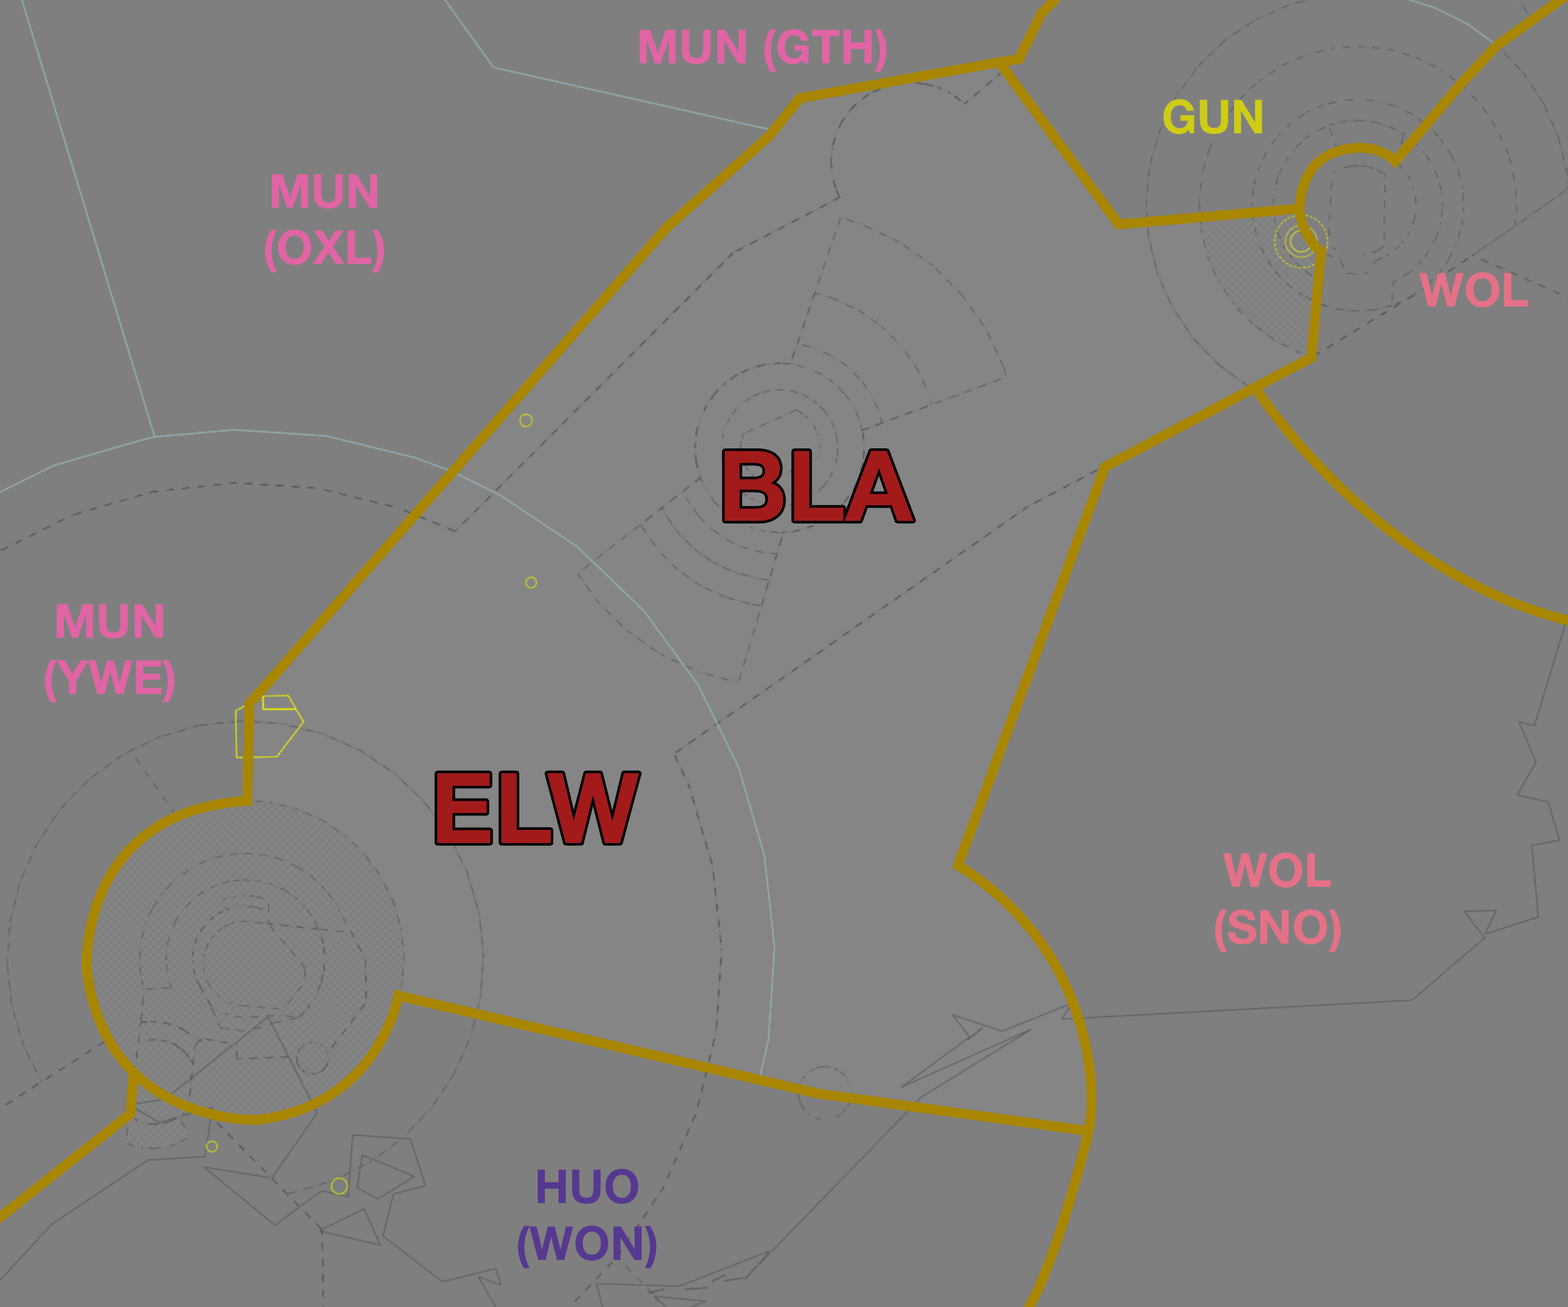
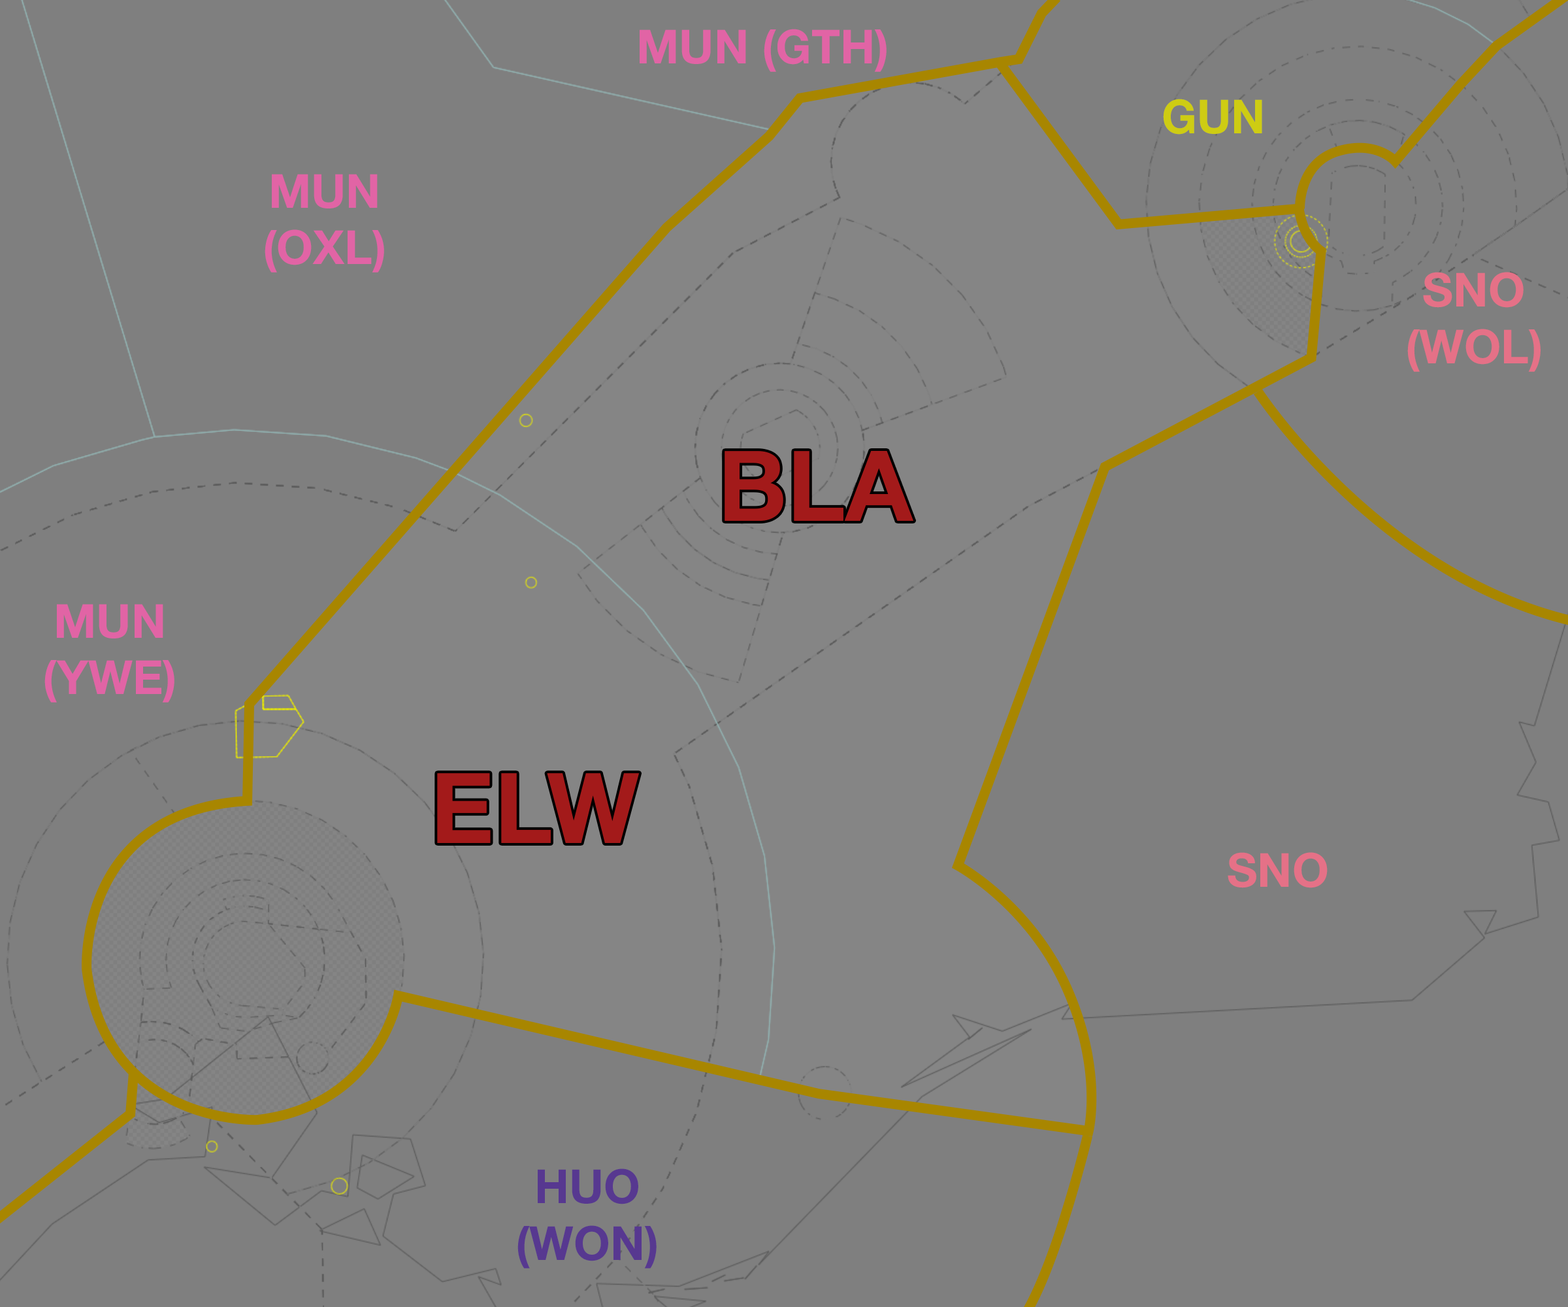
The second w=1568, h=1307 image is a revision of the first. Changes to its layers:
renamed "WOL" to "SNO (WOL)", painted on it over 1407, 271, 1541, 372
renamed "WOL (SNO)" to "SNO", painted on it over 1214, 851, 1341, 952
painted on "Shape 9" over 1253, 389, 1568, 626
painted on "Shape 8" over 1028, 1134, 1093, 1305